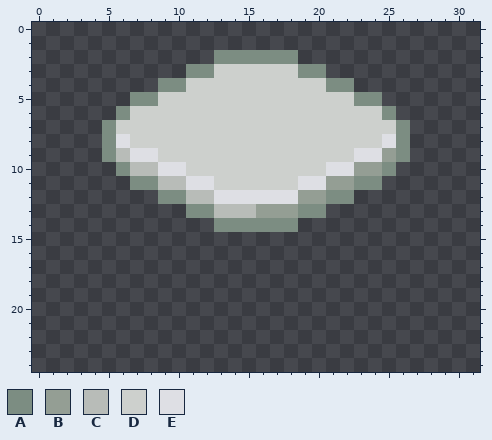
Pixel-art sprite: trunk/images/tiles/button.png. That is the earlier state.
The file is 32x25 pixels. Colours within 5 levels of each other are drawn and written as one. The old version is drawn lined up with the new one.
Palette (. is transparent): A #7c8d82  B #949e94  C #b8bcb8  D #cdd0cd  E #dedfe4
Pixels before, first column x 5:
 2 ........AAAAAA........
 3 ......AADDDDDDAA......
 4 ....AADDDDDDDDDDAA....
 5 ..AADDDDDDDDDDDDDDAA..
 6 .ADDDDDDDDDDDDDDDDDDA.
 7 ADDDDDDDDDDDDDDDDDDDDA
 8 AEDDDDDDDDDDDDDDDDDDEA
 9 ACEEDDDDDDDDDDDDDDEEBA
10 .ACCEEDDDDDDDDDDEEBBA.
11 ..AACCEEDDDDDDEEBBAA..
12 ....AACCEEEEEEBBAA....
13 ......AACCCBBBAA......
14 ........AAAAAA........
After:
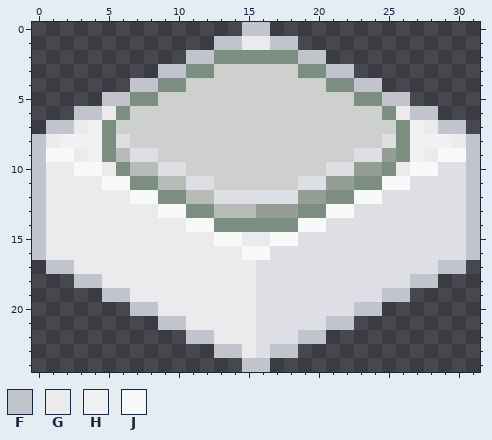
Colours new in this view: F #c1c3cd  G #ebebee  H #f1f1f3  J #f7f8f8
Diff:
whole drawing moved by +0,-8 (the old picture is shown already moved)
y 0: x 15..16 .. -> FF
y 1: x 13..18 ...... -> FFGGFF
y 2: x 11..12 .. -> FF; x 19..20 .. -> FF
y 3: x 9..10 .. -> FF; x 21..22 .. -> FF
y 4: x 7..8 .. -> FF; x 23..24 .. -> FF
y 5: x 5..6 .. -> FF; x 25..26 .. -> FF
y 6: x 3..5 ... -> FFG; x 26..28 ... -> GFF
y 7: x 1..4 .... -> FFGH; x 27..30 .... -> HGFF
y 8: x 0..4 ..... -> FGHHH; x 27..31 ..... -> HHHGF
y 9: x 0..4 ..... -> FJJGH; x 27..31 ..... -> HGJJF
y 10: x 0..5 ...... -> FGGJJG; x 26..31 ...... -> GJJEEF
y 11: x 0..6 ....... -> FGGGGJJ; x 25..31 ....... -> JJEEEEF
y 12: x 0..8 ......... -> FGGGGGGJJ; x 23..31 ......... -> JJEEEEEEF
y 13: x 0..10 ........... -> FGGGGGGGGJJ; x 21..31 ........... -> JJEEEEEEEEF
y 14: x 0..12 ............. -> FGGGGGGGGGGJJ; x 19..31 ............. -> JJEEEEEEEEEEF
y 15: x 0..31 ................................ -> FGGGGGGGGGGGGJJGGJJEEEEEEEEEEEEF
y 16: x 0..31 ................................ -> FGGGGGGGGGGGGGGJJEEEEEEEEEEEEEEF
y 17: x 1..30 .............................. -> FFGGGGGGGGGGGGGEEEEEEEEEEEEEFF
y 18: x 3..28 .......................... -> FFGGGGGGGGGGGEEEEEEEEEEEFF
y 19: x 5..26 ...................... -> FFGGGGGGGGGEEEEEEEEEFF
y 20: x 7..24 .................. -> FFGGGGGGGEEEEEEEFF
y 21: x 9..22 .............. -> FFGGGGGEEEEEFF
y 22: x 11..20 .......... -> FFGGGEEEFF
y 23: x 13..18 ...... -> FFGEFF
y 24: x 15..16 .. -> FF
